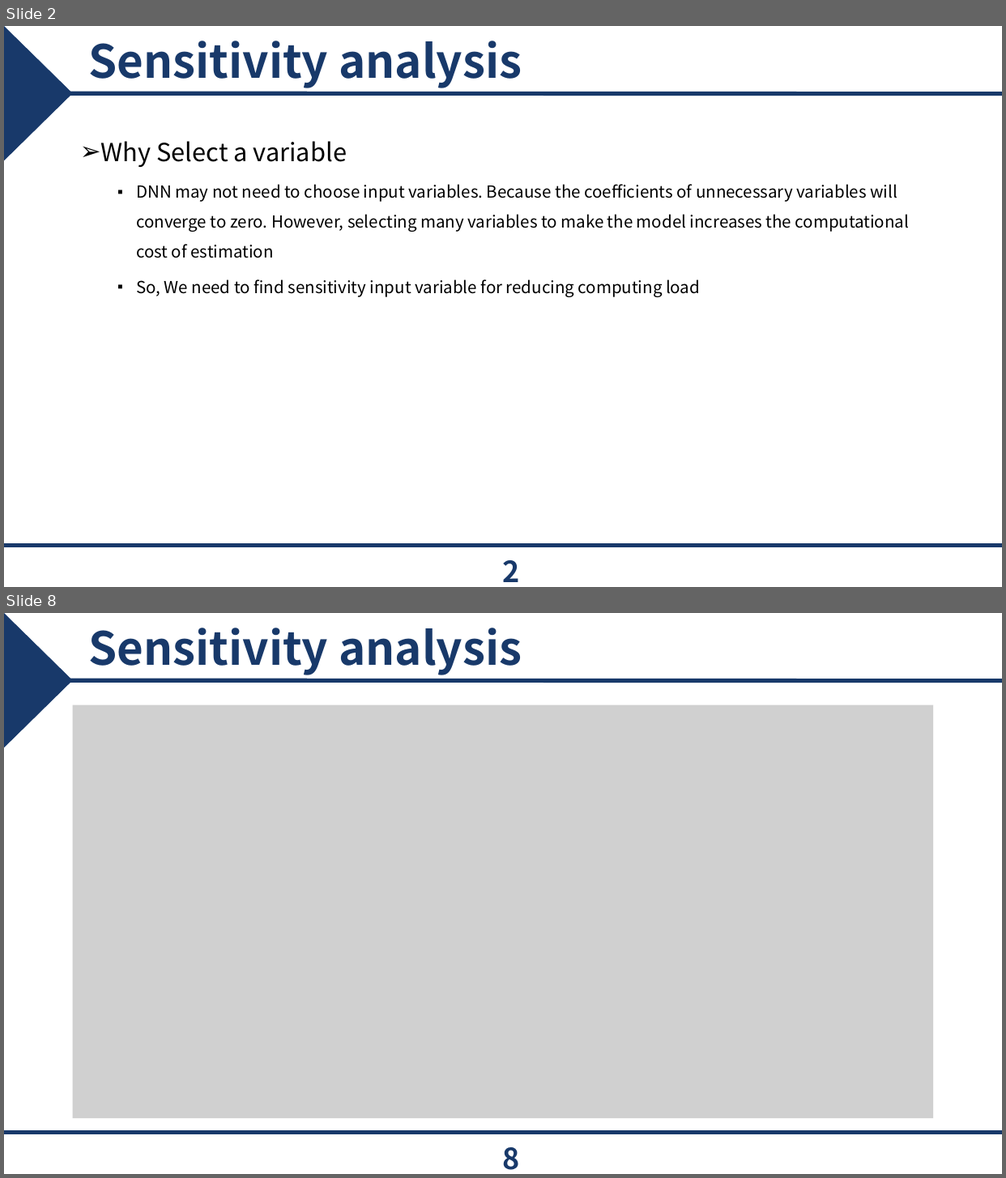
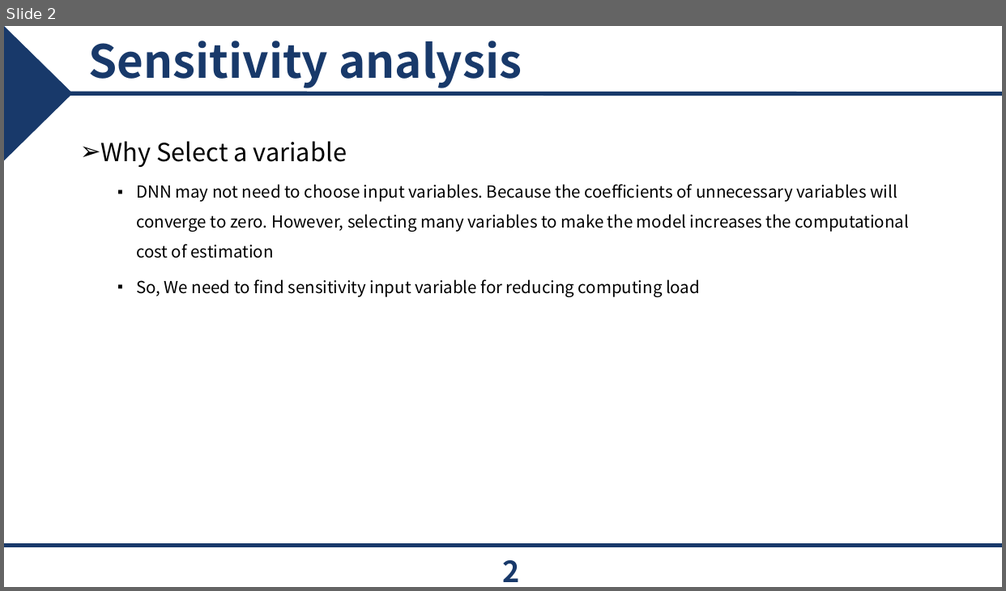
Before and after one commit to epoxx-arch/Torque_vectoringthesis, a slide deck: PPT/개인 연구 Parametric.pptx. Shown one above the other, each under a label of ours: slides 2 and 8 before the commit, slide 2 after it; the slides between them are not shown. The pictures are 1006x1178 and 1006x591 pixels, drawn with LibreOffice and Linux fonts; fonts in the diff are those of the drawing; grey boxes stand for pictures; background and template pictures are left out. Boxes give left, top, right and bottom in pixels: in the first picture for what was removed or moved away, otherwise in the second. Text is boxed around its words. In the diff, an @@ line names an element or a change of style, - is before the commit and + after.

```diff
--- a/PPT/개인 연구 Parametric.pptx
+++ b/PPT/개인 연구 Parametric.pptx
@@ slide 8 removed at (4, 613, 1002, 1174), background #FFFFFF; not listed: 3 template elements that a slide beside it also shows @@
@@ title removed at (88, 628, 522, 675) @@
-Sensitivity analysis
@@ picture removed at (73, 705, 934, 1119) @@
@@ page number removed at (502, 1148, 519, 1170) @@
-8
```
Also in this commit, not shown: 3 slides changed, 8 slides added, 3 other slides removed, 3 other files.
